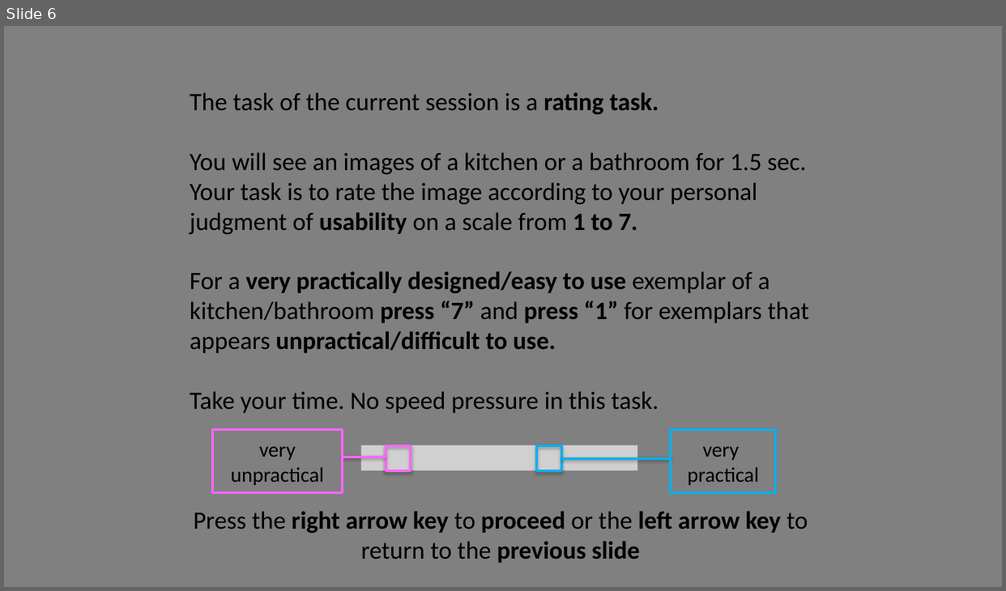
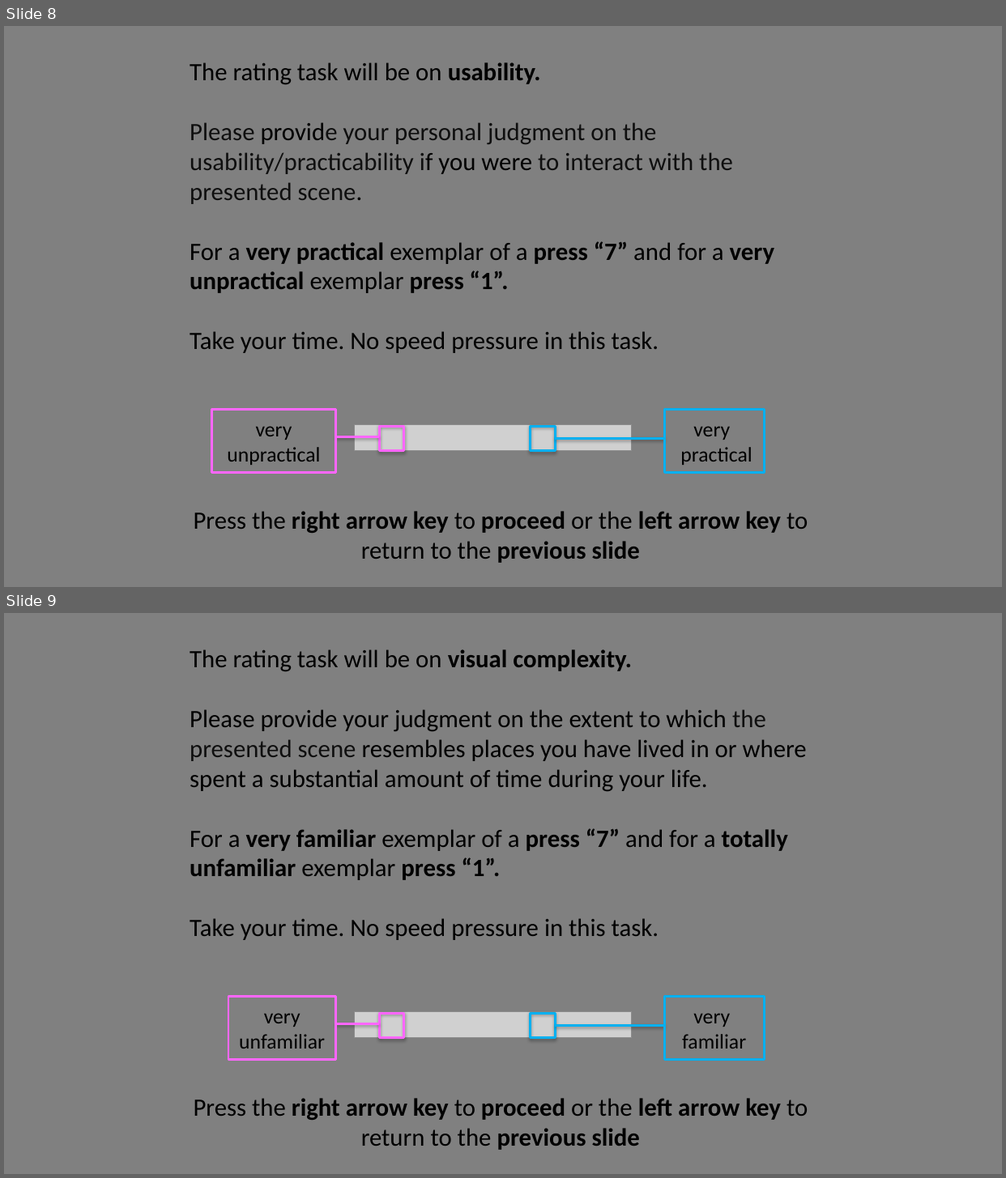
Before and after one commit to michaengeser/pep_wp4, a slide deck: instructions/Instructions.pptx. Shown one above the other, each under a label of ours: slide 6 before the commit, slides 8 and 9 after it. The pictures are 1006x591 and 1006x1178 pixels, drawn with LibreOffice and Linux fonts; fonts in the diff are those of the drawing; grey boxes stand for pictures. Boxes give left, top, right and bottom in pixels: in the first picture for what was removed or moved away, otherwise in the second. Text is boxed around its words. In the diff, an @@ line names an element or a change of style, - is before the commit and + after.

```diff
--- a/instructions/Instructions.pptx
+++ b/instructions/Instructions.pptx
@@ slide 9 added at (4,613,1002,1174), background #808080 @@
@@ text added at (189,649,808,1150), 24 pt, text #000000 @@
+The rating task will be on visual complexity.
+Please provide your judgment on the extent to which the presented scene resembles places you have lived in or where spent a substantial amount of time during your life.
+For a very familiar exemplar of a press “7” and for a totally unfamiliar exemplar press “1”.
+Take your time. No speed pressure in this task.
+Press the right arrow key to proceed or the left arrow key to return to the previous slide
@@ rectangle added at (228,997,335,1060), outline #FF66FF 2.25 pt, 20 pt, text #000000 @@
+very
+unfamiliar
@@ rectangle added at (664,997,764,1060), outline #00B0F0 2.25 pt, 20 pt, text #000000 @@
+very
+familiar
@@ line added from (335, 1024) to (380, 1024), #FF66FF 2 pt @@
@@ picture added at (355,1012,632,1038) @@
@@ rectangle added at (380,1013,404,1038), outline #FF66FF 2.25 pt @@
@@ rectangle added at (530,1013,555,1038), outline #00B0F0 2.25 pt @@
@@ line added from (555, 1025) to (664, 1025), #00B0F0 2 pt @@
@@ what was slide 6 is now slide 8 @@
@@ slide 8 changed as well @@
@@ text at (189,62,774,293): text changed @@
-The task of the current session is a rating task.
-You will see an images of a kitchen or a bathroom for 1.5 sec. Your task is to rate the image according to your personal judgment of usability on a scale from 1 to 7.
-For a very practically designed/easy to use exemplar of a kitchen/bathroom press “7” and press “1” for exemplars that appears unpractical/difficult to use.
+The rating task will be on usability.
+Please provide your personal judgment on the usability/practicability if you were to interact with the presented scene.
+For a very practical exemplar of a press “7” and for a very unpractical exemplar press “1”.
@@ rectangle "very": place and size @@
-rectangle "very" at (213,430,342,493)
+rectangle "very" at (212,410,335,473)
@@ rectangle "very practical": place and size @@
-rectangle "very practical" at (671,430,777,493)
+rectangle "very practical" at (664,410,764,473)
@@ text in rectangle at (227,426,320,465): text changed @@
-very unpractical
+very
+unpractical
@@ rectangle: place and size @@
-rectangle at (386,446,411,472)
+rectangle at (380,426,404,451)
@@ 2 lines, 1 picture, 1 rectangle: place and size @@
-2 lines, 1 picture, 1 rectangle at (342,446,671,472)
+2 lines, 1 picture, 1 rectangle at (335,425,664,451)
```
Also in this commit, not shown: 7 other slides changed, 3 other slides added, 1 slide removed, 54 other files.
